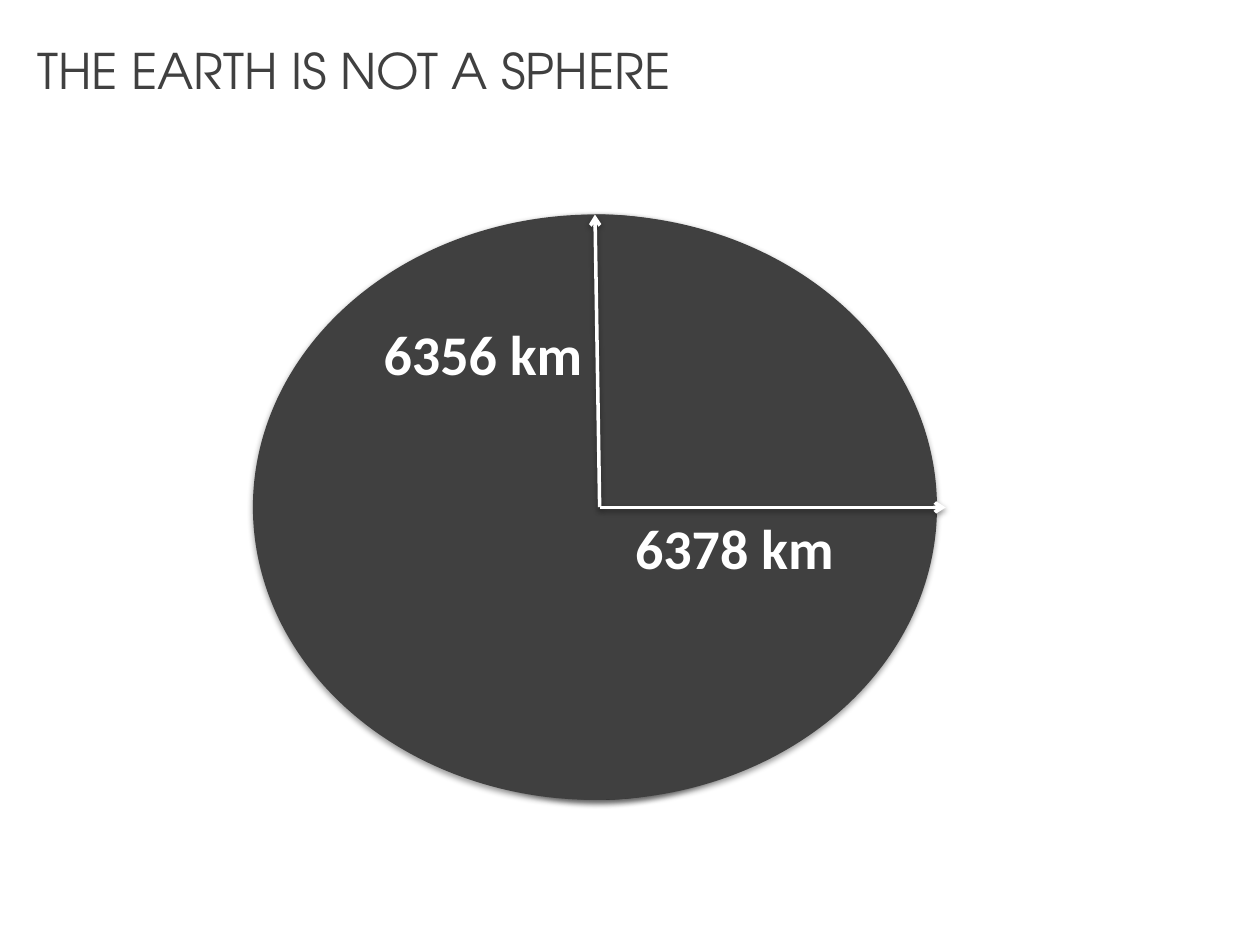
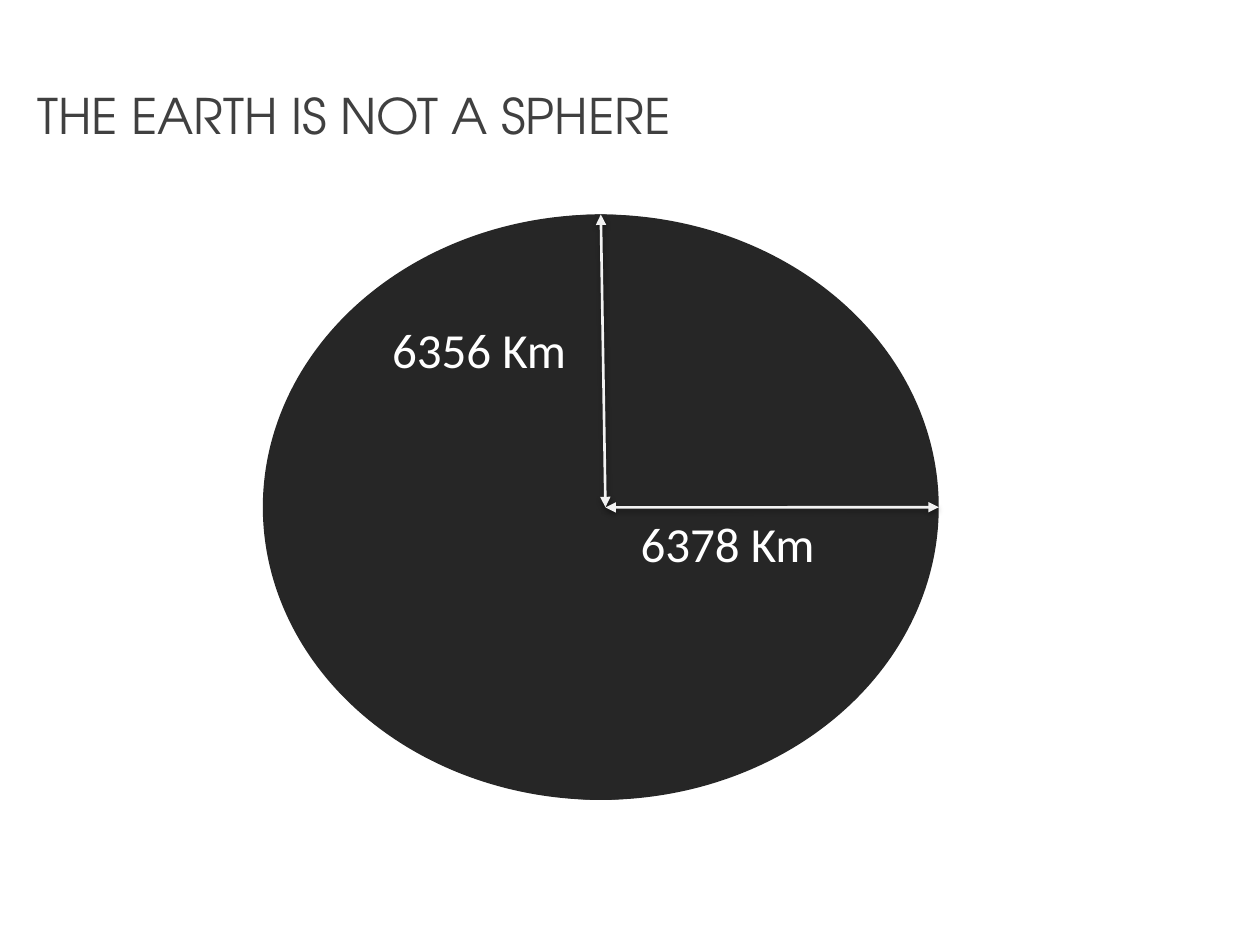
Before and after one commit to franckalbinet/gis-training-jelsa, a slide deck: slide 2 of master-course/ppt/map-projections.pptx. Drawn at 1260x945 pixels with LibreOffice and Linux fonts; fonts in the diff are those of the drawing. Boxes give left, top, right and bottom in pixels: in the first picture for what was removed or moved away, otherwise in the second. Text is boxed around its words. In the diff, an @@ line names an element or a change of style, - is before the commit and + after.

Commit message:
update ppt

```diff
--- a/master-course/ppt/map-projections.pptx
+++ b/master-course/ppt/map-projections.pptx
@@ title "THE EARTH IS NOT A ...": place and size @@
-title "THE EARTH IS NOT A ..." at [37, 52, 671, 90]
+title "THE EARTH IS NOT A ..." at [37, 97, 671, 135]
@@ ellipse at [263, 214, 939, 800]: fill #404040 to #262626; shadow off @@
@@ ellipse: place and size @@
-ellipse at [253, 214, 937, 800]
+ellipse at [263, 214, 939, 800]
@@ ellipse at [312, 214, 888, 800]: fill #404040 to #262626; shadow off @@
@@ arrow moved from (600, 508) - (595, 214) to (606, 508) - (601, 214) @@
@@ arrow (606, 508) - (601, 214): arrow to double arrow; stroke #FFFFFF 2 pt to #F2F2F2 1.5 pt @@
@@ text at [392, 335, 566, 369]: text changed; size 32 to 28 pt; bold off @@
-6356 km
+6356 Km
@@ arrow moved from (600, 508) - (946, 508) to (606, 508) - (939, 508) @@
@@ arrow (606, 508) - (939, 508): arrow to double arrow; stroke #FFFFFF 2 pt to #F2F2F2 1.5 pt @@
@@ text at [641, 528, 815, 563]: text changed; size 32 to 28 pt; bold off @@
-6378 km
+6378 Km
```
Also in this commit, not shown: 2 other slides changed, 5 slides added, 3 slides removed, 3 other files.
